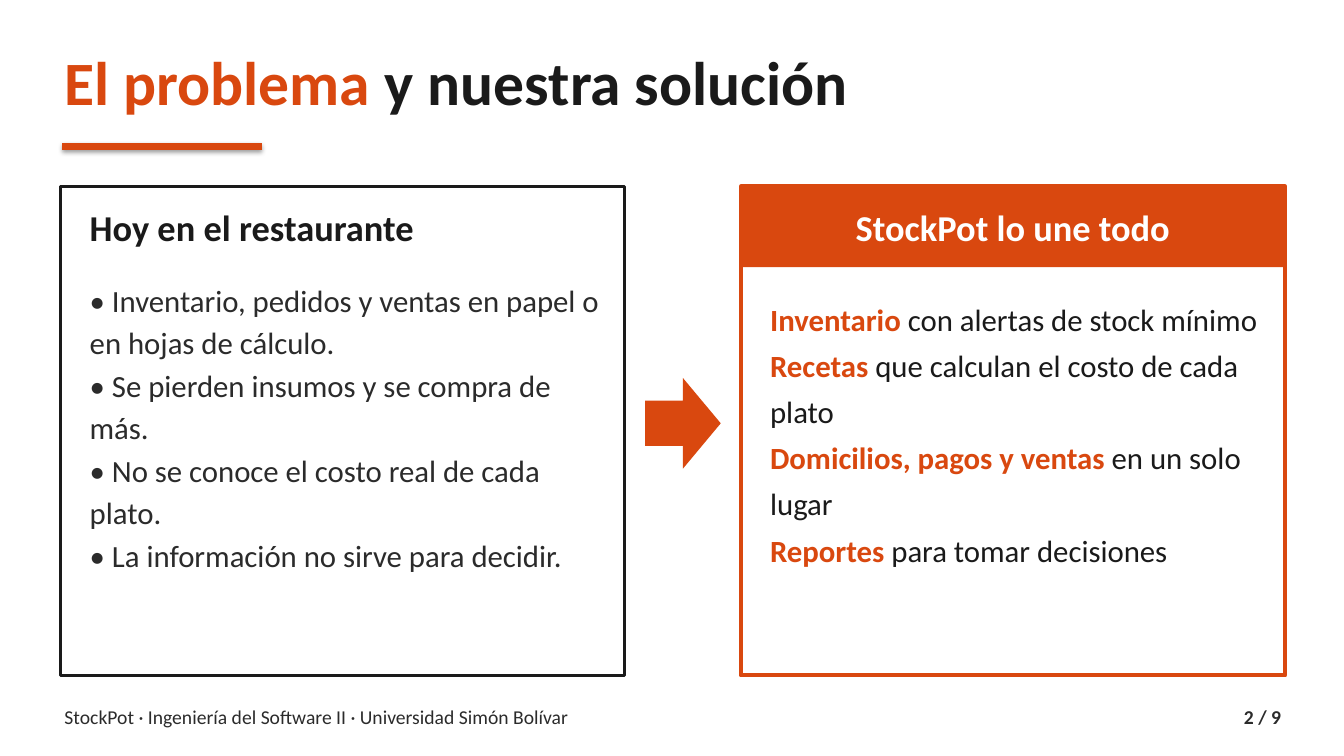
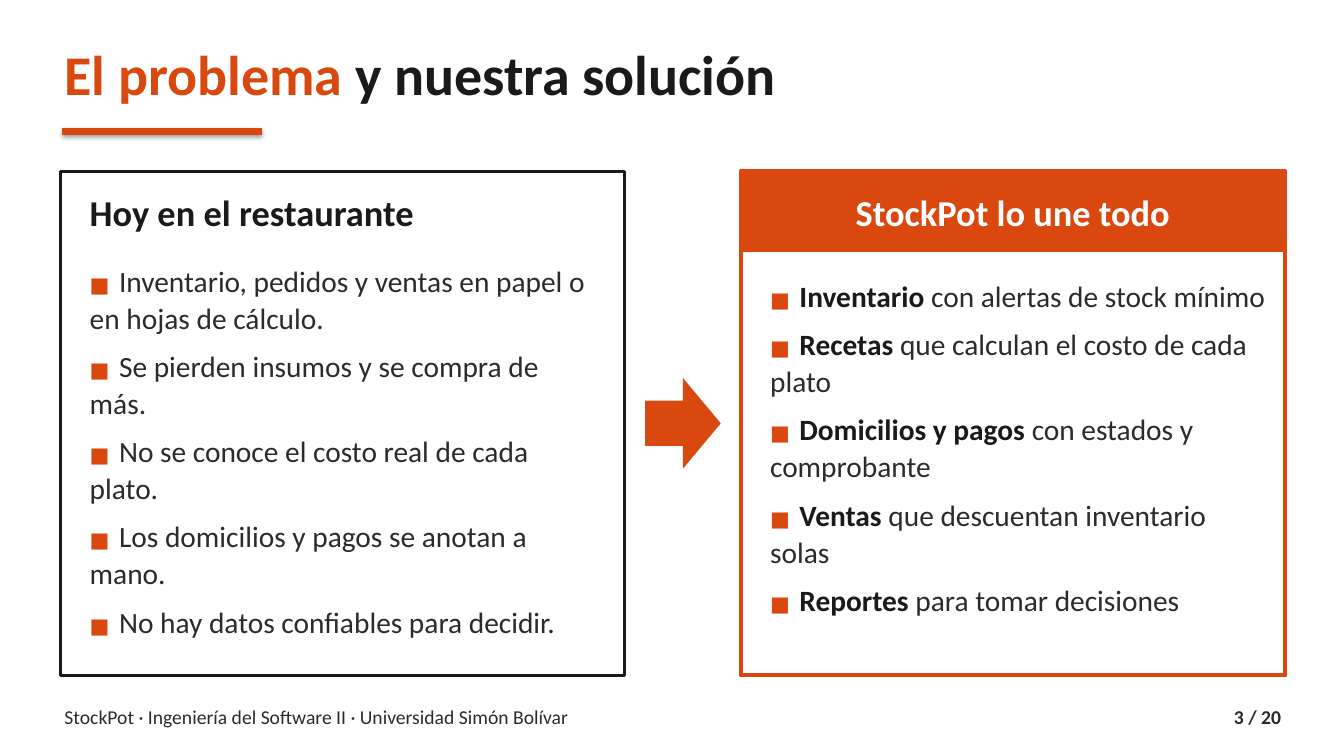
Before and after one commit to Angelssjyf/stockpot, a slide deck: slide 3 of docs/entrega-2do-corte/05_Demostracion/StockPot_Sustentacion_70.pptx (slide 2 before the commit). Drawn at 1344x756 pixels with LibreOffice and Linux fonts; fonts in the diff are those of the drawing. Boxes give left, top, right and bottom in pixels: in the first picture for what was removed or moved away, otherwise in the second. Text is boxed around its words. In the diff, an @@ line names an element or a change of style, - is before the commit and + after.

```diff
--- a/docs/entrega-2do-corte/05_Demostracion/StockPot_Sustentacion_70.pptx
+++ b/docs/entrega-2do-corte/05_Demostracion/StockPot_Sustentacion_70.pptx
@@ text "El problema y nuestra solución" at <box>64,55,775,104</box>: size 44 to 40 pt @@
@@ rectangle: place and size @@
-rectangle at <box>60,187,625,676</box>
+rectangle at <box>60,171,625,676</box>
@@ 2 texts, 1 line, 1 rectangle: place and size @@
-2 texts, 1 line, 1 rectangle at <box>63,146,1286,267</box>
+2 texts, 1 line, 1 rectangle at <box>63,131,1286,252</box>
@@ rectangle: place and size @@
-rectangle at <box>741,187,1286,676</box>
+rectangle at <box>741,171,1286,676</box>
@@ text at <box>90,271,584,638</box>: text changed; size 22 to 21 pt @@
-• Inventario, pedidos y ventas en papel o en hojas de cálculo.
-• Se pierden insumos y se compra de más.
-• No se conoce el costo real de cada plato.
-• La información no sirve para decidir.
+■ Inventario, pedidos y ventas en papel o en hojas de cálculo.
+■ Se pierden insumos y se compra de más.
+■ No se conoce el costo real de cada plato.
+■ Los domicilios y pagos se anotan a mano.
+■ No hay datos confiables para decidir.
@@ text at <box>770,286,1265,616</box>: text changed; size 22 to 21 pt; text colour #1A1A1A to #2B2B2B @@
-Inventario con alertas de stock mínimo
-Recetas que calculan el costo de cada plato
-Domicilios, pagos y ventas en un solo lugar
-Reportes para tomar decisiones
+■ Inventario con alertas de stock mínimo
+■ Recetas que calculan el costo de cada plato
+■ Domicilios y pagos con estados y comprobante
+■ Ventas que descuentan inventario solas
+■ Reportes para tomar decisiones
@@ text at <box>1234,711,1281,724</box>: text changed @@
-2 / 9
+3 / 20
```
Also in this commit, not shown: 7 other slides changed, 12 slides added, 1 slide removed, 3 other files.
